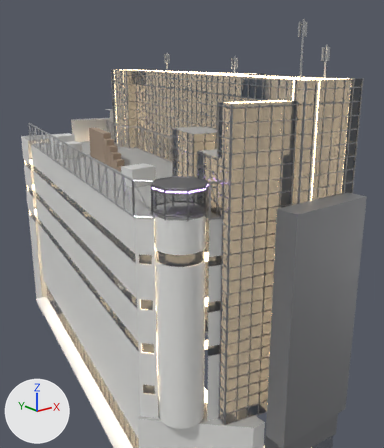
One commit to the glTF model assets/buildings/magnet/web/magnet.glb: the scene before it, then after it.
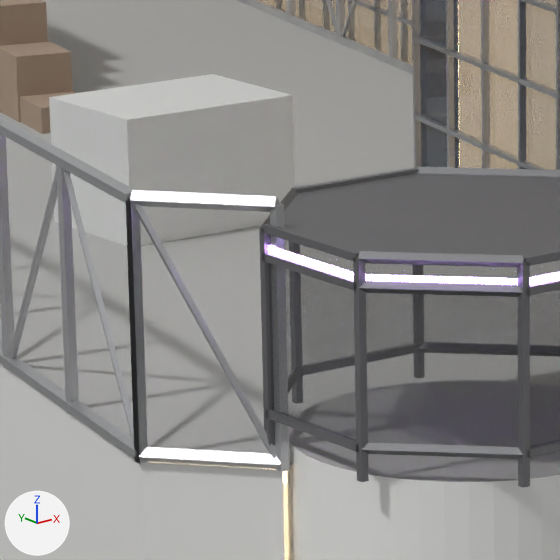
Old and new are each drawn whole from a 50 mm camera at (2.2, -18.5, 44.2) aimed at (41.2, 30.3, 24.7) and again close up on the part from 30% to 50% of the width and 34% to 52% of the height. The lights are fixed; the arrows at lower left show +X, +Y and +Z. The first two pictures are the older version. Vertices at exactly the same position are counted once.

In view in the first close-up: '01_WEST_WING_roof', '01_WEST_WING_white_panel', '02_DRUM_drum_panel', '02_DRUM_lookout_glass', '02_DRUM_lookout_led', '02_DRUM_roof', '02_DRUM_steel_dark', '03_TOWER_tower_glass', '03_TOWER_tower_mullion', '06_ROOFTOP_deck_wood', '06_ROOFTOP_plant', '06_ROOFTOP_steel' and 1 more.
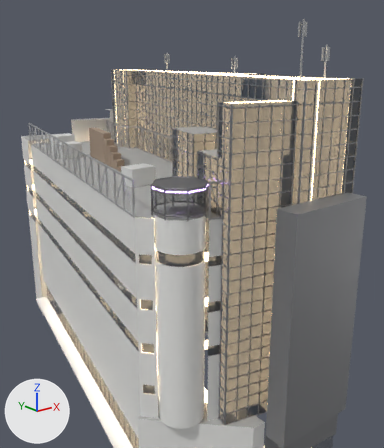
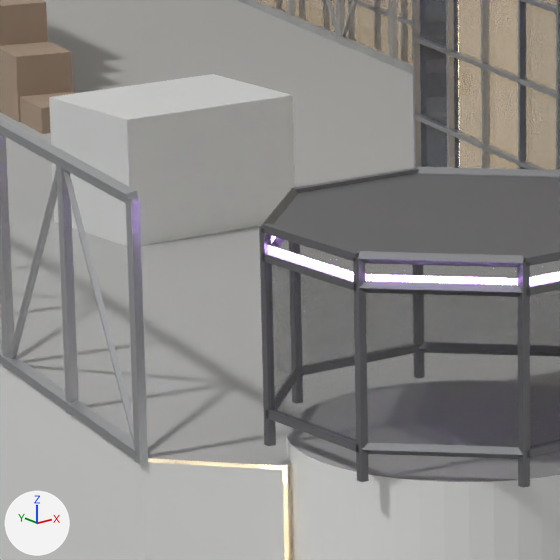
Changed parts and their boxes [x1, y1, x2, y2] in the close-ups (560 x 560 px):
'06_ROOFTOP_steel', reshaped: before [0, 0, 413, 472]; after [0, 0, 413, 464]
part 1 of me_06_rooftop_steel, deleted: before [139, 447, 281, 469]
part 2 of me_06_rooftop_steel, deleted: before [270, 203, 290, 472]
part 3 of me_06_rooftop_steel, deleted: before [130, 190, 279, 212]
part 4 of me_06_rooftop_steel, deleted: before [126, 198, 148, 464]
part 5 of me_06_rooftop_steel, deleted: before [135, 204, 277, 459]

What changed in the scene script:
```text
Change me_06_rooftop_steel:
    used by ob_06_rooftop_steel; location = (0.0, 0.0, 0.0)
    remove me_06_rooftop_steel.from_pydata(...)  # 1000 vertices, 1516 faces; spans x 26.0..48.9, y 13.1..65.0, z 30.9..47.4
    add me_06_rooftop_steel.from_pydata(...)  # 960 vertices, 1456 faces; spans x 26.0..48.9, y 13.1..65.0, z 30.9..47.4
    me_06_rooftop_steel part 1: the loose piece of 8 vertices spanning x 26.0..27.3, y 18.1..19.5, z 30.9..31.1 is deleted
    me_06_rooftop_steel part 2: the loose piece of 8 vertices spanning x 27.2..27.3, y 18.1..18.2, z 30.9..34.2 is deleted
    me_06_rooftop_steel part 3: the loose piece of 8 vertices spanning x 26.0..27.3, y 18.1..19.5, z 34.1..34.3 is deleted
    me_06_rooftop_steel part 4: the loose piece of 8 vertices spanning x 26.1..26.2, y 19.4..19.5, z 30.9..34.2 is deleted
    me_06_rooftop_steel part 5: the loose piece of 8 vertices spanning x 26.1..27.3, y 18.1..19.5, z 30.9..34.2 is deleted
```
